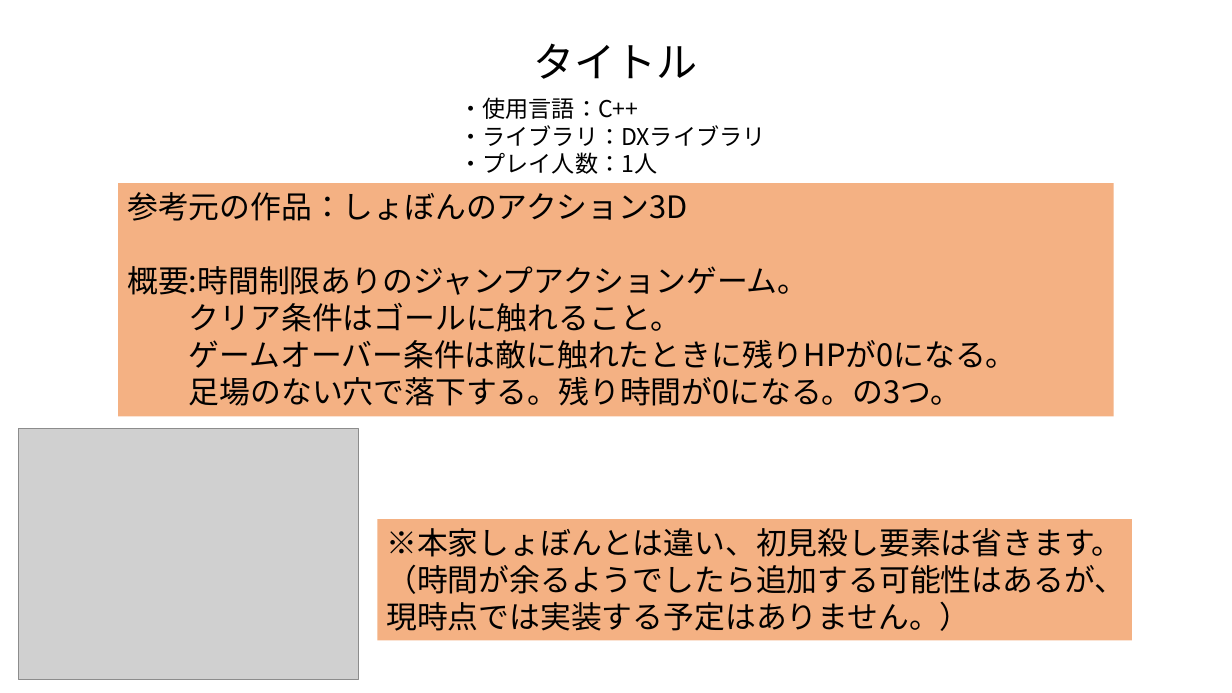
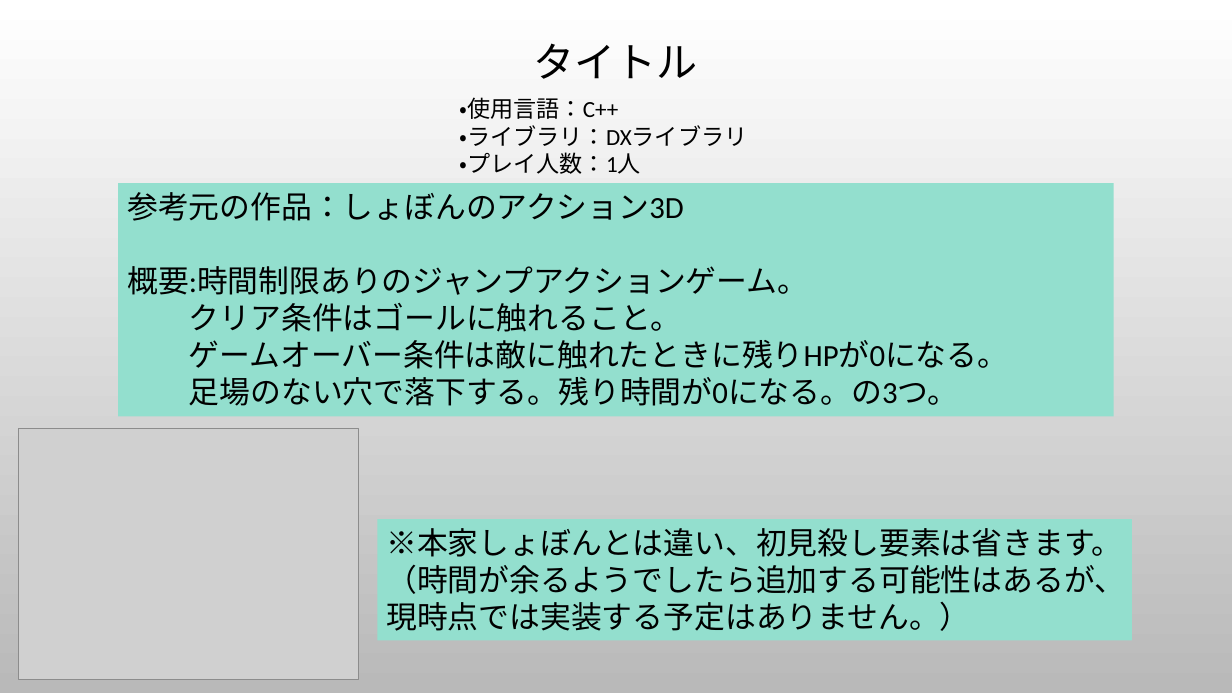
Before and after one commit to Kyea2500/Ando_3DGame, a slide deck: slide 5 of 企画書_Untitle.pptx (slide 1 before the commit). Drawn at 1232x693 pixels with LibreOffice and Linux fonts; fonts in the diff are those of the drawing; grey boxes stand for pictures; background and template pictures are left out. Boxes give left, top, right and bottom in pixels: in the first picture for what was removed or moved away, otherwise in the second. Text is boxed around its words. In the diff, an @@ line names an element or a change of style, - is before the commit and + after.

Commit message:
up

```diff
--- a/企画書_Untitle.pptx
+++ b/企画書_Untitle.pptx
@@ background #FFFFFF to picture (left out) @@
@@ text "・使用言語：C++" at (x1=460, y1=97, x2=748, y2=174): font Noto Sans CJK JP to Calibri @@
@@ rectangle "参考元の作品：しょぼんのアクション3D" at (x1=118, y1=183, x2=1114, y2=416): font Noto Sans CJK JP to Calibri; fill #F4B183 to #93DFCE @@
@@ rectangle "※本家しょぼんとは違い、初見殺し要素は省きます。" at (x1=377, y1=519, x2=1132, y2=640): font Noto Sans CJK JP to Calibri; fill #F4B183 to #93DFCE @@
```
Also in this commit, not shown: 2 other slides changed, 4 slides added.
